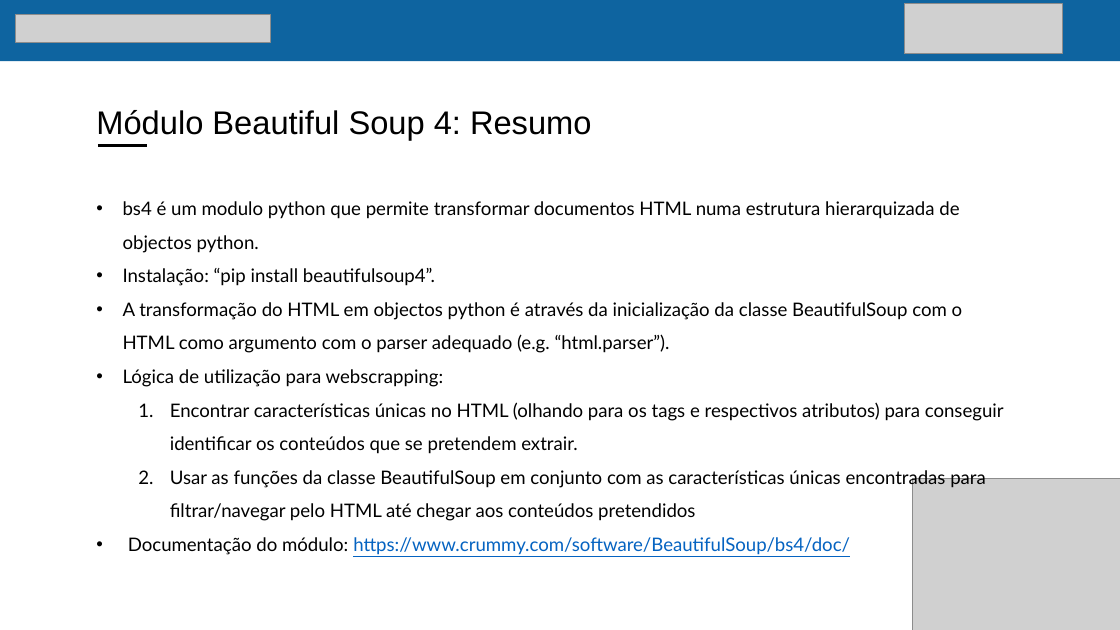
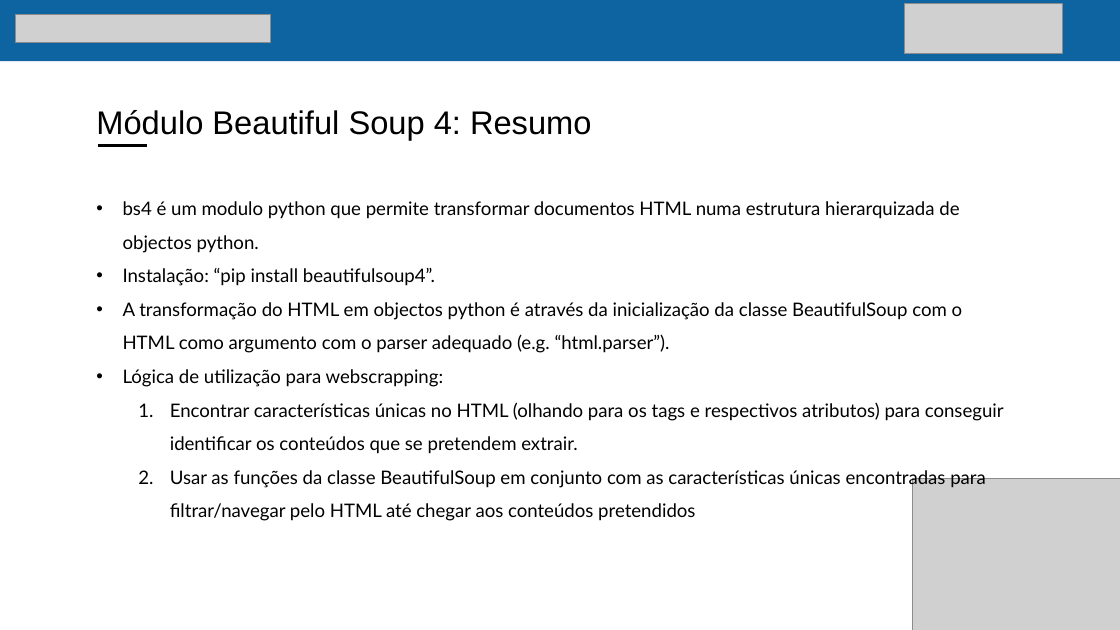
Before and after one commit to AndreSensaway/fpf-datathon-workshop-webscrapping, a slide deck: slide 3 of workshop_presentation.pptx. Drawn at 1120x630 pixels with LibreOffice and Linux fonts; fonts in the diff are those of the drawing; grey boxes stand for pictures. Boxes give left, top, right and bottom in pixels: in the first picture for what was removed or moved away, otherwise in the second. Text is boxed around its words. In the diff, an @@ line names an element or a change of style, - is before the commit and + after.

```diff
--- a/workshop_presentation.pptx
+++ b/workshop_presentation.pptx
@@ text at [128,537,850,555]: paragraph removed @@
-• Documentação do módulo: https://www.crummy.com/software/BeautifulSoup/bs4/doc/
```
Also in this commit, not shown: 6 other files.
